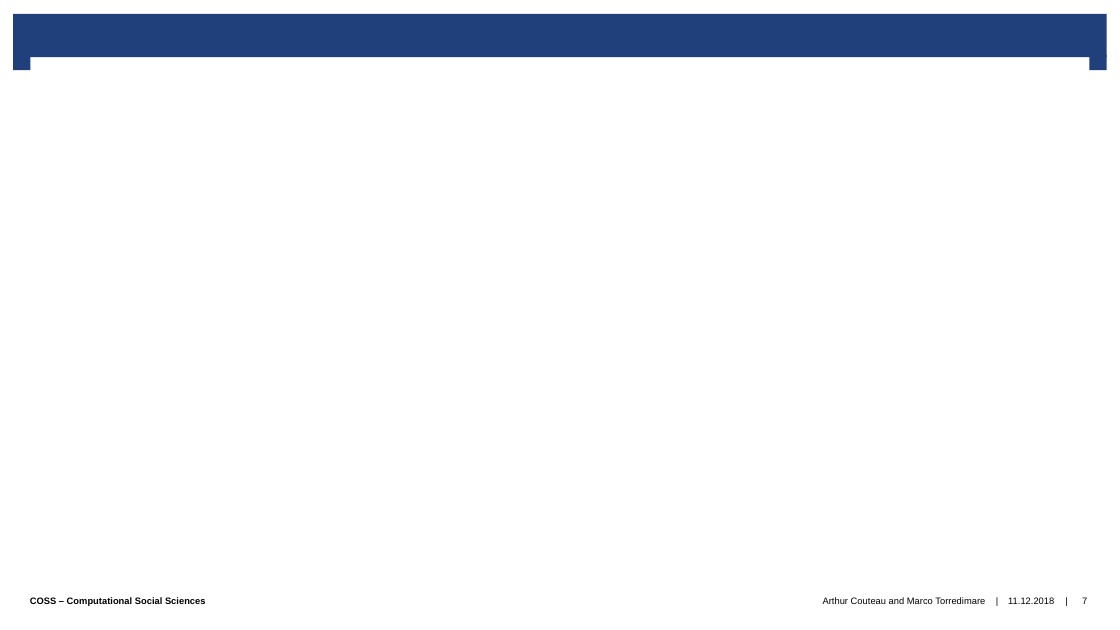
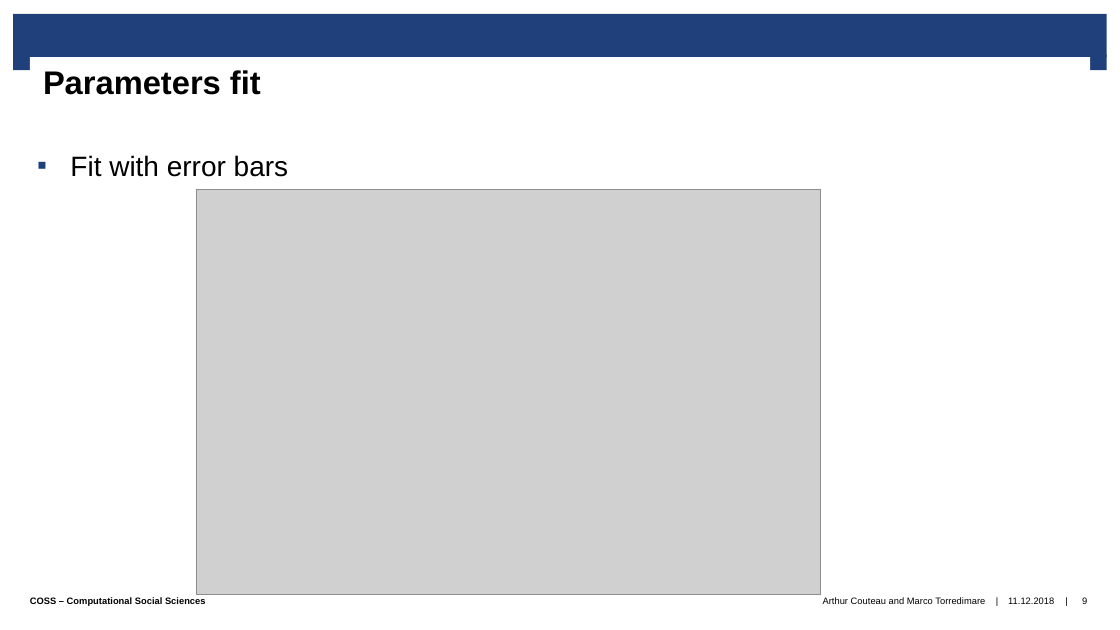
Before and after one commit to tasmaal/Are-you-SIRious-, a slide deck: slide 9 of final_presentation/Presentation.pptx (slide 7 before the commit). Drawn at 1120x630 pixels with LibreOffice and Linux fonts; fonts in the diff are those of the drawing; grey boxes stand for pictures; background and template pictures are left out. Boxes give left, top, right and bottom in pixels: in the first picture for what was removed or moved away, otherwise in the second. Text is boxed around its words. In the diff, an @@ line names an element or a change of style, - is before the commit and + after.

```diff
--- a/final_presentation/Presentation.pptx
+++ b/final_presentation/Presentation.pptx
@@ title added at [29, 57, 1090, 146], fill #FFFFFF, 28 pt, text #000000, bold @@
+Parameters fit
@@ text added at [70, 155, 289, 177], 24 pt, text #000000 @@
+▪ Fit with error bars
@@ picture added at [196, 189, 820, 594] @@
@@ page number at [1082, 597, 1087, 606]: text changed @@
-7
+9
```
Also in this commit, not shown: 5 other slides changed, 1 slide removed, 2 other files.
